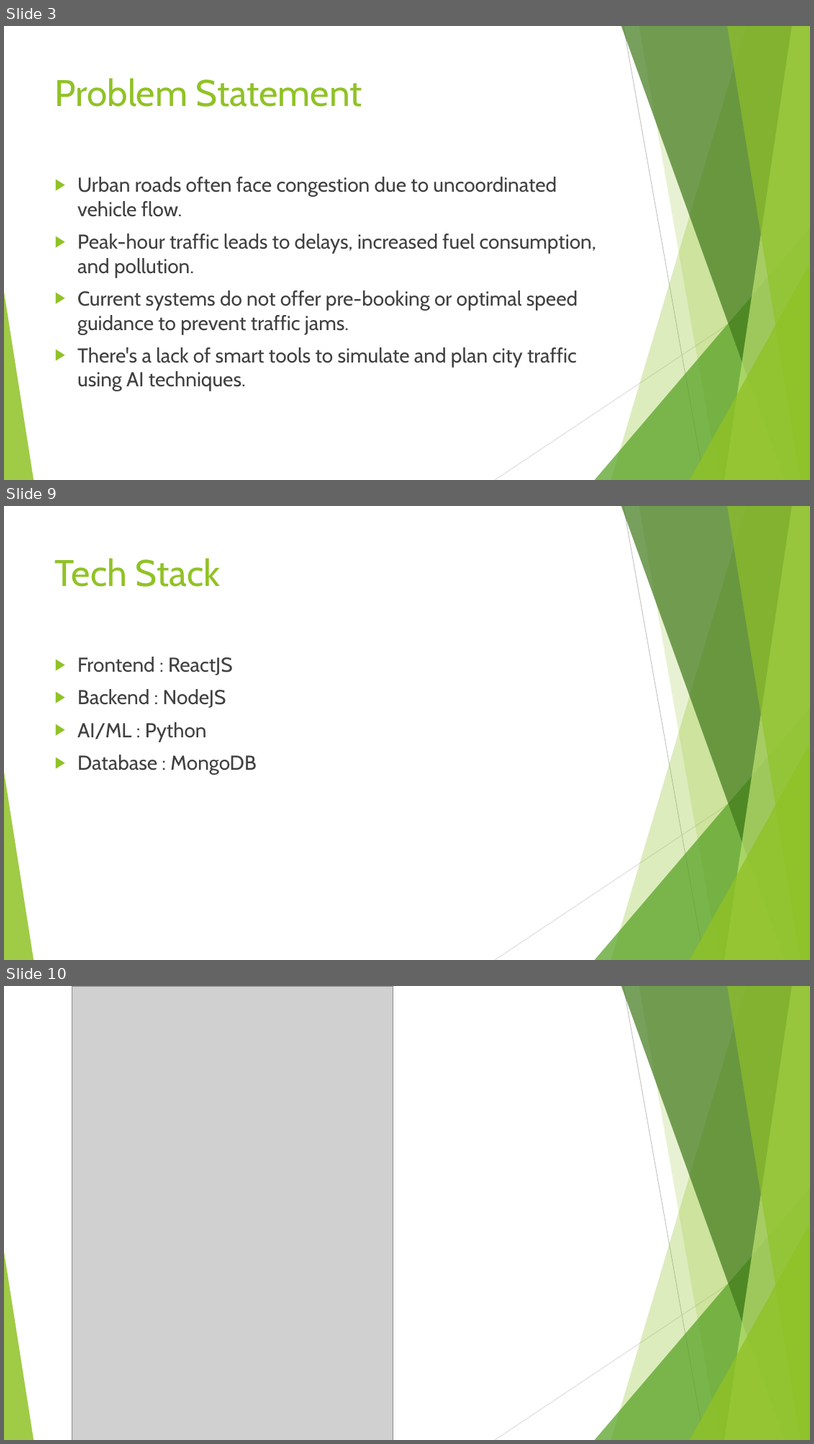
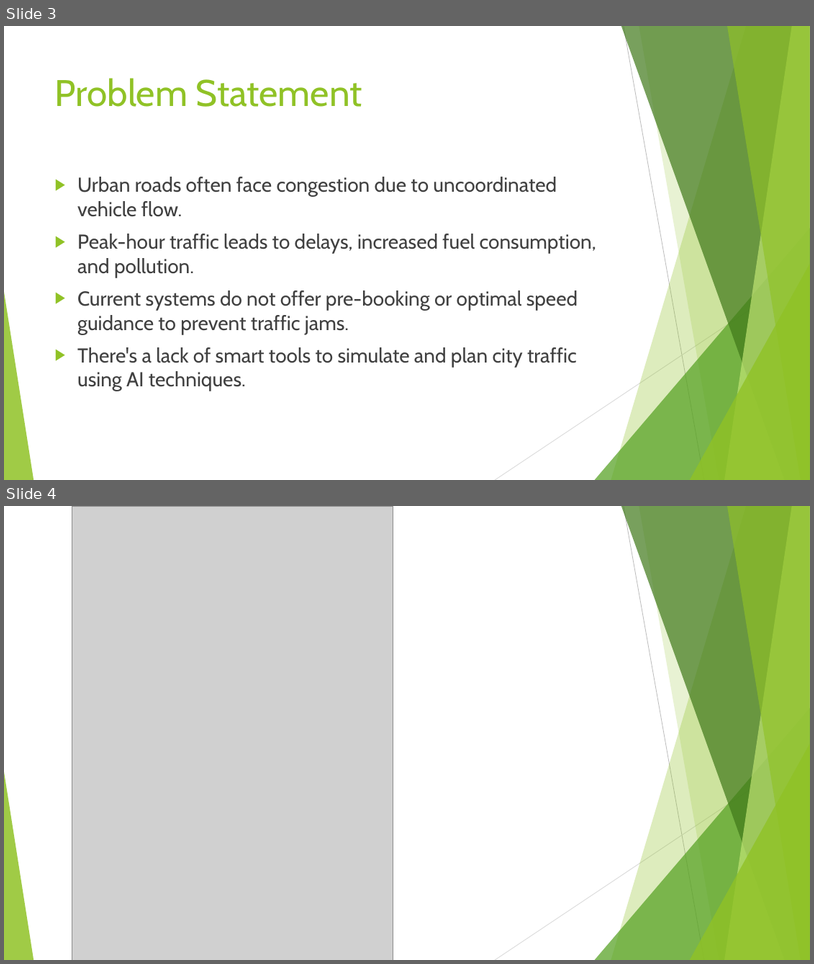
Before and after one commit to sanjaykn8/SE_MiniProject, a slide deck: SE_new.pptx. Shown one above the other, each under a label of ours: slides 3, 9 and 10 before the commit, slides 3 and 4 after it; the slides between them are not shown. The pictures are 814x1444 and 814x964 pixels, drawn with LibreOffice and Linux fonts; fonts in the diff are those of the drawing; grey boxes stand for pictures. Boxes give left, top, right and bottom in pixels: in the first picture for what was removed or moved away, otherwise in the second. Text is boxed around its words. In the diff, an @@ line names an element or a change of style, - is before the commit and + after.

```diff
--- a/SE_new.pptx
+++ b/SE_new.pptx
@@ slide 9 removed at (4,506,810,960), background #FFFFFF; not listed: 10 template elements that a slide beside it also shows @@
@@ title removed at (55,558,220,587) @@
-Tech Stack
@@ text removed at (77,656,256,774) @@
-▶ Frontend : ReactJS
-▶ Backend : NodeJS
-▶ AI/ML : Python
-▶ Database : MongoDB
@@ what was slide 10 is now slide 4 @@
```
Also in this commit, not shown: 5 other slides removed.
